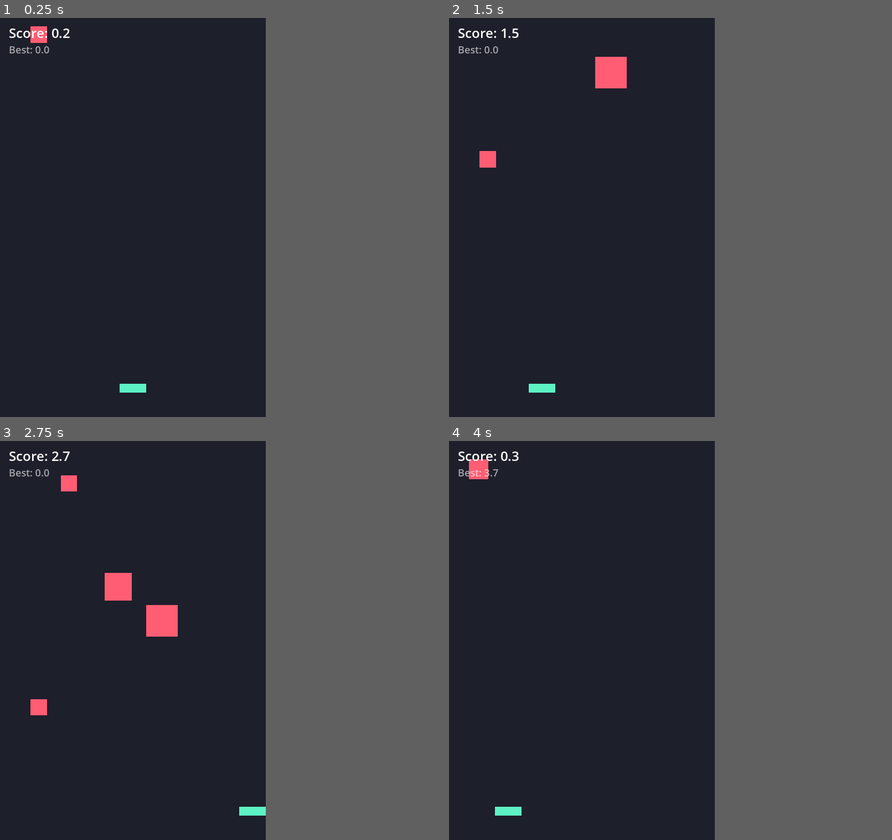
Above: before the commit, frames 1-4 (two rows, left to right).
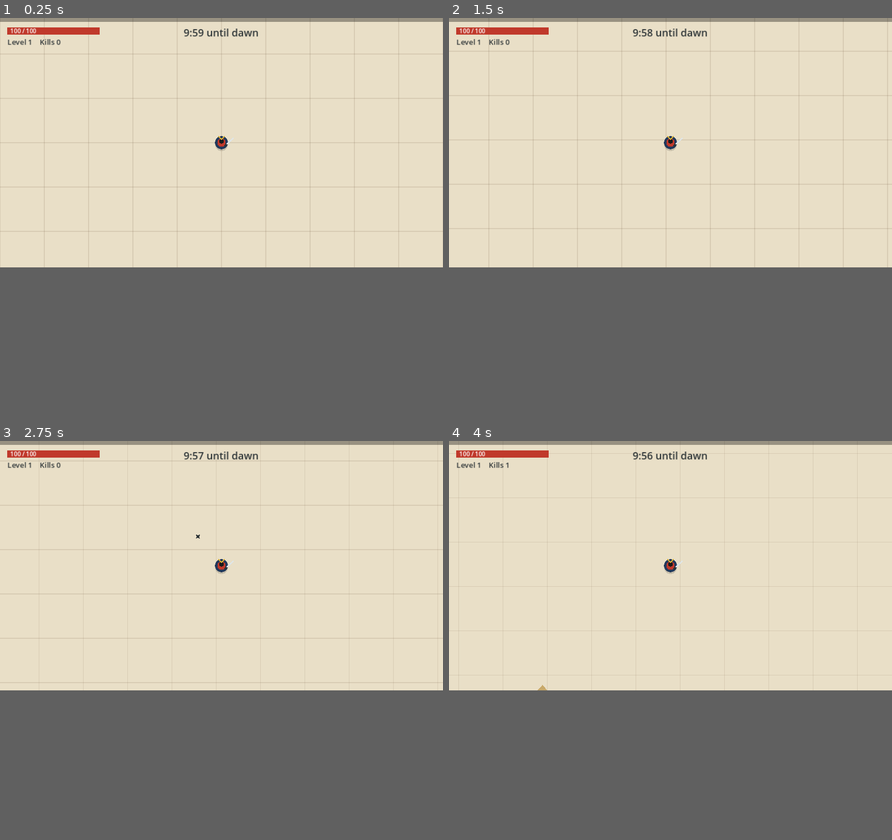
Above: after the commit, the same moments.

Repository: oaaler/godot-ci-jam-test
Game: Godot game, scene res://main.tscn
Same seed, same stepped clock (60 frames per second), same inputs: the game is played once before the commit and once after it.
Inputs (mouse positions are in pixels of both pictures, inside the frame that each line leads up to):
- Up to frame 1 (0.25 s): no input
- Up to frame 2 (1.5 s): tap Enter (ui_accept) at 0.5, 0.77, 1.07 s; move the mouse to (639, 197) at 0.52 s; hold Right (ui_right) 0.53-1.25 s; tap 1 at 0.6 s; click (639, 197) at 0.67 s; tap 2 at 0.8 s; drag from (528, 237) to (568, 297) at 1.27 s
- Up to frame 3 (2.75 s): move the mouse to (159, 552) at 2.02 s; hold Right (ui_right) from 2.03 s (still down); hold Enter (ui_accept) from 2.03 s (still down); tap 3 at 2.1 s; click (159, 552) at 2.17 s
- Up to frame 4 (4 s): release Right (ui_right) at 2.75 s; release Enter (ui_accept) at 2.75 s; drag from (568, 720) to (502, 580) at 2.77 s; move the mouse to (661, 700) at 3.52 s; hold Left (ui_left) from 3.53 s (still down); tap 1 at 3.6 s; click (661, 700) at 3.67 s; tap Enter (ui_accept) at 3.77 s; tap 2 at 3.8 s
In our replay, the window is 480x720 before the commit and 800x450 after it. These sizes can differ from the game's own. Grey fills any space a smaller window leaves; there, only what the larger window draws over its background counts as a difference.

The runs differ from the first frame. In frame 1, 38% of the frame differs, in the area x 0-100%, y 0-94%; in frame 2, 38%; in frame 3, 38%; in frame 4, 38%.

Commit message:
Replace Block Dodge with samurai roguelite MVP
Night of a Hundred Demons: autofire shuriken, two demon types, spirit orb XP,
pick-1-of-3 upgrades, 10 minute run. Unit tests plus a CI bot smoke test.

Co-Authored-By: Claude Opus 5.5 <noreply@anthropic.com>

Diff:
--- a/main.gd
+++ /dev/null
@@ -1,95 +0,0 @@
-extends Node2D
-## Block Dodge: dodge falling blocks for as long as you can.
-## Controls: arrow keys / A-D, or drag with mouse / finger. Enter or click to restart.
-
-const W := 480.0
-const H := 720.0
-const PLAYER_SIZE := Vector2(48, 16)
-const PLAYER_SPEED := 420.0
-const PLAYER_Y := H - 60.0
-
-var player_x := W / 2
-var blocks: Array[Rect2] = []
-var speeds: Array[float] = []
-var spawn_timer := 0.0
-var score := 0.0
-var best := 0.0
-var game_over := false
-
-
-func _ready() -> void:
-	randomize()
-
-
-func reset() -> void:
-	blocks.clear()
-	speeds.clear()
-	player_x = W / 2
-	spawn_timer = 0.0
-	score = 0.0
-	game_over = false
-
-
-func player_rect() -> Rect2:
-	return Rect2(Vector2(player_x - PLAYER_SIZE.x / 2, PLAYER_Y), PLAYER_SIZE)
-
-
-func _unhandled_input(event: InputEvent) -> void:
-	if game_over:
-		if event.is_action_pressed("ui_accept") \
-				or (event is InputEventMouseButton and event.pressed) \
-				or (event is InputEventScreenTouch and event.pressed):
-			reset()
-		return
-	if event is InputEventScreenDrag \
-			or (event is InputEventMouseMotion and event.button_mask & MOUSE_BUTTON_MASK_LEFT):
-		player_x = event.position.x
-
-
-func _process(delta: float) -> void:
-	if game_over:
-		queue_redraw()
-		return
-
-	var dir := Input.get_axis("ui_left", "ui_right")
-	if Input.is_key_pressed(KEY_A):
-		dir -= 1.0
-	if Input.is_key_pressed(KEY_D):
-		dir += 1.0
-	player_x = clampf(player_x + dir * PLAYER_SPEED * delta, PLAYER_SIZE.x / 2, W - PLAYER_SIZE.x / 2)
-
-	score += delta
-	spawn_timer -= delta
-	if spawn_timer <= 0.0:
-		spawn_timer = maxf(0.15, 0.8 - score * 0.02)
-		var size := randf_range(20.0, 60.0)
-		blocks.append(Rect2(randf_range(0.0, W - size), -size, size, size))
-		speeds.append(randf_range(150.0, 250.0) + score * 8.0)
-
-	var p := player_rect()
-	for i in range(blocks.size() - 1, -1, -1):
-		var b := blocks[i]
-		b.position.y += speeds[i] * delta
-		blocks[i] = b
-		if b.intersects(p):
-			game_over = true
-			best = maxf(best, score)
-		elif b.position.y > H:
-			blocks.remove_at(i)
-			speeds.remove_at(i)
-
-	queue_redraw()
-
-
-func _draw() -> void:
-	var font := ThemeDB.fallback_font
-	draw_rect(Rect2(0, 0, W, H), Color("1d1f2b"))
-	for b in blocks:
-		draw_rect(b, Color("ff5d73"))
-	draw_rect(player_rect(), Color("5df2c4"))
-	draw_string(font, Vector2(16, 36), "Score: %.1f" % score, HORIZONTAL_ALIGNMENT_LEFT, -1, 24)
-	draw_string(font, Vector2(16, 64), "Best: %.1f" % best, HORIZONTAL_ALIGNMENT_LEFT, -1, 18, Color(1, 1, 1, 0.6))
-	if game_over:
-		draw_rect(Rect2(0, 0, W, H), Color(0, 0, 0, 0.6))
-		draw_string(font, Vector2(0, H / 2 - 20), "GAME OVER", HORIZONTAL_ALIGNMENT_CENTER, W, 48)
-		draw_string(font, Vector2(0, H / 2 + 30), "Press Enter or click to retry", HORIZONTAL_ALIGNMENT_CENTER, W, 20)
--- a/main.tscn
+++ b/main.tscn
@@ -1,6 +1,6 @@
 [gd_scene load_steps=2 format=3]
 
-[ext_resource type="Script" path="res://main.gd" id="1"]
+[ext_resource type="Script" path="res://scripts/game.gd" id="1"]
 
 [node name="Main" type="Node2D"]
 script = ExtResource("1")
--- a/project.godot
+++ b/project.godot
@@ -3,14 +3,14 @@
 
 [application]
 
-config/name="Block Dodge"
+config/name="Night of a Hundred Demons"
 run/main_scene="res://main.tscn"
 config/features=PackedStringArray("4.3", "GL Compatibility")
 
 [display]
 
-window/size/viewport_width=480
-window/size/viewport_height=720
+window/size/viewport_width=960
+window/size/viewport_height=540
 window/stretch/mode="canvas_items"
 
 [rendering]
--- /dev/null
+++ b/scripts/game.gd
@@ -0,0 +1,432 @@
+extends Node2D
+## Night of a Hundred Demons: survive until dawn.
+## Move with WASD / arrows, or hold mouse / touch to walk toward the pointer.
+## Shuriken fire automatically at the nearest demon. Collect spirit orbs to level up and pick 1 of 3 upgrades.
+## Run with `-- --bot` for an autoplaying bot (used by the CI smoke test).
+
+const Upgrades := preload("res://scripts/upgrades.gd")
+const PlayerStats := preload("res://scripts/player_stats.gd")
+
+enum State { PLAYING, LEVEL_UP, GAME_OVER, VICTORY }
+
+const VIEW := Vector2(960, 540)
+const RUN_LENGTH := 600.0  # 10 minutes until dawn
+const PLAYER_RADIUS := 14.0
+const FIRE_RANGE := 420.0
+const PROJECTILE_SPEED := 520.0
+const GEM_RADIUS := 6.0
+const CARD_SIZE := Vector2(240, 280)
+const CARD_GAP := 30.0
+
+const ENEMY_TYPES := {
+	"bandit": {"radius": 11.0, "speed": 95.0, "hp": 12.0, "dps": 10.0, "xp": 1},
+	"oni": {"radius": 22.0, "speed": 52.0, "hp": 55.0, "dps": 25.0, "xp": 4},
+}
+
+
+class Enemy:
+	var kind: String
+	var pos: Vector2
+	var hp: float
+	var radius: float
+	var speed: float
+	var dps: float
+	var xp: int
+	var flash := 0.0
+
+
+class Projectile:
+	var pos: Vector2
+	var vel: Vector2
+	var damage: float
+	var pierce: int
+	var life := 1.2
+	var hits: Array = []
+
+
+class Gem:
+	var pos: Vector2
+	var value: int
+
+
+var rng := RandomNumberGenerator.new()
+var stats: PlayerStats
+var state := State.PLAYING
+var player_pos := Vector2.ZERO
+var enemies: Array[Enemy] = []
+var projectiles: Array[Projectile] = []
+var gems: Array[Gem] = []
+var time := 0.0
+var kills := 0
+var fire_timer := 0.0
+var spawn_timer := 0.0
+var choices: Array = []
+var pending_levels := 0
+var input_delay := 0.0
+var anim := 0.0
+var bot := false
+var runs := 0
+
+
+func _ready() -> void:
+	bot = "--bot" in OS.get_cmdline_user_args()
+	rng.randomize()
+	new_run()
+
+
+func new_run() -> void:
+	stats = PlayerStats.new()
+	state = State.PLAYING
+	player_pos = Vector2.ZERO
+	enemies.clear()
+	projectiles.clear()
+	gems.clear()
+	time = 0.0
+	kills = 0
+	fire_timer = 0.0
+	spawn_timer = 0.0
+	choices = []
+	pending_levels = 0
+	runs += 1
+
+
+# ---------------------------------------------------------------- simulation
+
+func _process(delta: float) -> void:
+	input_delay -= delta
+	if bot:
+		_bot_think()
+	step(delta)
+	queue_redraw()
+
+
+## Advances the game by `delta` seconds. Called every frame, and directly by tests.
+func step(delta: float) -> void:
+	anim += delta
+	if state != State.PLAYING:
+		return
+	time += delta
+	if time >= RUN_LENGTH:
+		_end_run(State.VICTORY)
+		return
+	_move_player(delta)
+	_spawn(delta)
+	_fire(delta)
+	_update_projectiles(delta)
+	_update_enemies(delta)
+	_update_gems(delta)
+	if stats.hp <= 0.0:
+		stats.hp = 0.0
+		_end_run(State.GAME_OVER)
+	elif pending_levels > 0:
+		_open_level_up()
+
+
+func _move_player(delta: float) -> void:
+	var dir := Vector2(Input.get_axis("ui_left", "ui_right"), Input.get_axis("ui_up", "ui_down"))
+	if Input.is_key_pressed(KEY_A): dir.x -= 1.0
+	if Input.is_key_pressed(KEY_D): dir.x += 1.0
+	if Input.is_key_pressed(KEY_W): dir.y -= 1.0
+	if Input.is_key_pressed(KEY_S): dir.y += 1.0
+	if bot:
+		dir = Vector2(cos(time * 0.7), sin(time * 1.1))
+	elif Input.is_mouse_button_pressed(MOUSE_BUTTON_LEFT):
+		var to_pointer := get_local_mouse_position() - VIEW / 2
+		if to_pointer.length() > 12.0:
+			dir = to_pointer
+	if dir.length() > 0.0:
+		player_pos += dir.normalized() * stats.speed * delta
+
+
+func _spawn(delta: float) -> void:
+	spawn_timer -= delta
+	while spawn_timer <= 0.0:
+		spawn_timer += maxf(0.12, 1.1 - time * 0.004)
+		var oni_chance := clampf(time / 300.0, 0.05, 0.4)
+		var kind := "oni" if rng.randf() < oni_chance else "bandit"
+		var angle := rng.randf() * TAU
+		spawn_enemy(kind, player_pos + Vector2.from_angle(angle) * (VIEW.length() / 2 + 40.0))
+
+
+func spawn_enemy(kind: String, pos: Vector2) -> Enemy:
+	var t: Dictionary = ENEMY_TYPES[kind]
+	var e := Enemy.new()
+	e.kind = kind
+	e.pos = pos
+	e.hp = t["hp"] * (1.0 + time / 90.0)
+	e.radius = t["radius"]
+	e.speed = t["speed"]
+	e.dps = t["dps"]
+	e.xp = t["xp"]
+	enemies.append(e)
+	return e
+
+
+func _nearest_enemy(max_range: float) -> Enemy:
+	var best: Enemy = null
+	var best_d := max_range * max_range
+	for e in enemies:
+		var d := e.pos.distance_squared_to(player_pos)
+		if e.hp > 0.0 and d < best_d:
+			best_d = d
+			best = e
+	return best
+
+
+func _fire(delta: float) -> void:
+	fire_timer -= delta
+	if fire_timer > 0.0:
+		return
+	var target := _nearest_enemy(FIRE_RANGE)
+	if target == null:
+		return
+	fire_timer = stats.fire_cooldown
+	var base := (target.pos - player_pos).angle()
+	var n: int = stats.projectiles
+	for i in n:
+		var p := Projectile.new()
+		p.pos = player_pos
+		p.vel = Vector2.from_angle(base + (i - (n - 1) / 2.0) * 0.18) * PROJECTILE_SPEED
+		p.damage = stats.damage
+		p.pierce = stats.pierce
+		projectiles.append(p)
+
+
+func _update_projectiles(delta: float) -> void:
+	for i in range(projectiles.size() - 1, -1, -1):
+		var p := projectiles[i]
+		p.pos += p.vel * delta
+		p.life -= delta
+		var done := p.life <= 0.0
+		if not done:
+			for e in enemies:
+				if e.hp <= 0.0 or p.hits.has(e):
+					continue
+				var r := e.radius + 5.0
+				if p.pos.distance_squared_to(e.pos) < r * r:
+					e.hp -= p.damage
+					e.flash = 0.1
+					p.hits.append(e)
+					if p.hits.size() > p.pierce:
+						done = true
+						break
+		if done:
+			projectiles.remove_at(i)
+
+
+func _update_enemies(delta: float) -> void:
+	var contact_dps := 0.0
+	for i in range(enemies.size() - 1, -1, -1):
+		var e := enemies[i]
+		if e.hp <= 0.0:
+			var g := Gem.new()
+			g.pos = e.pos
+			g.value = e.xp
+			gems.append(g)
+			kills += 1
+			enemies.remove_at(i)
+			continue
+		e.flash = maxf(0.0, e.flash - delta)
+		var to_player := player_pos - e.pos
+		var d := to_player.length()
+		if d > e.radius + PLAYER_RADIUS - 4.0:
+			e.pos += to_player / d * e.speed * delta
+		if d < e.radius + PLAYER_RADIUS:
+			contact_dps += e.dps
+	stats.hp -= contact_dps * delta
+
+
+func _update_gems(delta: float) -> void:
+	for i in range(gems.size() - 1, -1, -1):
+		var g := gems[i]
+		var d := g.pos.distance_to(player_pos)
+		if d < PLAYER_RADIUS + GEM_RADIUS:
+			pending_levels += stats.add_xp(g.value)
+			gems.remove_at(i)
+		elif d < stats.pickup_range:
+			g.pos = g.pos.move_toward(player_pos, 380.0 * delta)
+
+
+func _open_level_up() -> void:
+	choices = Upgrades.roll(stats.levels, rng)
+	state = State.LEVEL_UP
+	input_delay = 0.35
+
+
+func pick(index: int) -> void:
+	if state != State.LEVEL_UP or index < 0 or index >= choices.size():
+		return
+	var u: Dictionary = choices[index]
+	stats.apply(u["id"])
+	if bot:
+		print("[bot] t=%.0fs level %d picked %s" % [time, stats.level, u["name"]])
+	pending_levels -= 1
+	if pending_levels > 0:
+		_open_level_up()
+	else:
+		state = State.PLAYING
+
+
+func _end_run(result: State) -> void:
+	state = result
+	input_delay = 0.8
+	if bot:
+		print("[bot] run %d ended: %s at %.0fs, level %d, %d kills" % [
+			runs, "victory" if result == State.VICTORY else "death", time, stats.level, kills])
+
+
+func _bot_think() -> void:
+	if input_delay > 0.0:
+		return
+	if state == State.LEVEL_UP:
+		pick(rng.randi_range(0, choices.size() - 1))
+	elif state == State.GAME_OVER or state == State.VICTORY:
+		new_run()
+
+
+# ---------------------------------------------------------------- input
+
+func _card_rect(i: int) -> Rect2:
+	var total := CARD_SIZE.x * 3 + CARD_GAP * 2
+	var x := (VIEW.x - total) / 2 + i * (CARD_SIZE.x + CARD_GAP)
+	return Rect2(Vector2(x, 150), CARD_SIZE)
+
+
+func _unhandled_input(event: InputEvent) -> void:
+	if input_delay > 0.0:
+		return
+	if state == State.LEVEL_UP:
+		if event is InputEventKey and event.pressed and not event.echo:
+			match event.keycode:
+				KEY_1: pick(0)
+				KEY_2: pick(1)
+				KEY_3: pick(2)
+		elif event is InputEventMouseButton and event.pressed and event.button_index == MOUSE_BUTTON_LEFT:
+			for i in choices.size():
+				if _card_rect(i).has_point(event.position):
+					pick(i)
+					break
+	elif state == State.GAME_OVER or state == State.VICTORY:
+		if event.is_action_pressed("ui_accept") \
+				or (event is InputEventMouseButton and event.pressed):
+			new_run()
+
+
+# ---------------------------------------------------------------- drawing
+
+func _draw() -> void:
+	var off := VIEW / 2 - player_pos
+	_draw_ground(off)
+
+	draw_set_transform(off)
+	for g in gems:
+		var pulse := 1.0 + sin(anim * 6.0 + g.pos.x) * 0.15
+		draw_circle(g.pos, GEM_RADIUS * 1.6 * pulse, Color(0.35, 0.7, 1.0, 0.25))
+		draw_circle(g.pos, GEM_RADIUS * pulse, Color("4fb3ff"))
+		draw_circle(g.pos, GEM_RADIUS * 0.4, Color.WHITE)
+	for e in enemies:
+		_draw_enemy(e)
+	for p in projectiles:
+		_draw_shuriken(p.pos, anim * 18.0)
+	_draw_samurai(player_pos)
+	draw_set_transform(Vector2.ZERO)
+
+	_draw_hud()
+	match state:
+		State.LEVEL_UP:
+			_draw_level_up()
+		State.GAME_OVER:
+			_draw_end_screen("Your journey ends", Color("8e1b1b"))
+		State.VICTORY:
+			_draw_end_screen("You survived until dawn", Color("c9a227"))
+
+
+func _draw_ground(off: Vector2) -> void:
+	draw_rect(Rect2(Vector2.ZERO, VIEW), Color("e9dfc7"))
+	var cell := 96.0
+	var line := Color(0.35, 0.25, 0.15, 0.12)
+	var sx := fposmod(off.x, cell)
+	var sy := fposmod(off.y, cell)
+	for i in range(-1, int(VIEW.x / cell) + 2):
+		draw_line(Vector2(sx + i * cell, 0), Vector2(sx + i * cell, VIEW.y), line, 2.0)
+	for i in range(-1, int(VIEW.y / cell) + 2):
+		draw_line(Vector2(0, sy + i * cell), Vector2(VIEW.x, sy + i * cell), line, 2.0)
+
+
+func _draw_samurai(p: Vector2) -> void:
+	draw_circle(p + Vector2(0, 4), PLAYER_RADIUS, Color(0, 0, 0, 0.15))  # shadow
+	draw_circle(p, PLAYER_RADIUS, Color("23395b"))  # robe
+	draw_circle(p, 9.0, Color("c0392b"))  # armor
+	draw_circle(p + Vector2(0, -3), 5.0, Color("1b1b1b"))  # helmet
+	draw_line(p + Vector2(-7, -14), p + Vector2(0, -7), Color("d4af37"), 2.5)  # kabuto crest
+	draw_line(p + Vector2(7, -14), p + Vector2(0, -7), Color("d4af37"), 2.5)
+	draw_line(p + Vector2(9, 5), p + Vector2(26, -10), Color("dfe6e9"), 3.0)  # katana
+	draw_line(p + Vector2(7, 7), p + Vector2(11, 3), Color("2d3436"), 4.0)  # hilt
+
+
+func _draw_enemy(e: Enemy) -> void:
+	var r := e.radius
+	var p := e.pos
+	var white := e.flash > 0.0
+	draw_circle(p + Vector2(0, 3), r, Color(0, 0, 0, 0.15))
+	if e.kind == "oni":
+		draw_circle(p, r, Color.WHITE if white else Color("b83227"))
+		var horn := Color("f3e9d2")
+		draw_colored_polygon(PackedVector2Array([p + Vector2(-r * 0.7, -r * 0.5), p + Vector2(-r * 0.3, -r * 0.8), p + Vector2(-r * 0.6, -r * 1.5)]), horn)
+		draw_colored_polygon(PackedVector2Array([p + Vector2(r * 0.7, -r * 0.5), p + Vector2(r * 0.3, -r * 0.8), p + Vector2(r * 0.6, -r * 1.5)]), horn)
+		draw_circle(p + Vector2(-r * 0.35, -r * 0.1), 3.0, Color("ffd32a"))
+		draw_circle(p + Vector2(r * 0.35, -r * 0.1), 3.0, Color("ffd32a"))
+	else:
+		draw_circle(p, r, Color.WHITE if white else Color("4a4a4a"))
+		draw_colored_polygon(PackedVector2Array([p + Vector2(-r - 5, -r * 0.2), p + Vector2(r + 5, -r * 0.2), p + Vector2(0, -r - 8)]), Color("c8a96a"))  # straw hat
+
+
+func _draw_shuriken(p: Vector2, rot: float) -> void:
+	var pts := PackedVector2Array()
+	for k in 8:
+		var radius := 7.0 if k % 2 == 0 else 2.5
+		pts.append(p + Vector2.from_angle(rot + k * TAU / 8.0) * radius)
+	draw_colored_polygon(pts, Color("2d3436"))
+
+
+func _draw_hud() -> void:
+	var font := ThemeDB.fallback_font
+	# XP bar along the top
+	draw_rect(Rect2(0, 0, VIEW.x, 8), Color(0, 0, 0, 0.35))
+	draw_rect(Rect2(0, 0, VIEW.x * float(stats.xp) / stats.xp_to_next(), 8), Color("4fb3ff"))
+	# HP bar
+	draw_rect(Rect2(16, 20, 200, 16), Color(0, 0, 0, 0.4))
+	draw_rect(Rect2(16, 20, 200 * stats.hp / stats.max_hp, 16), Color("c0392b"))
+	draw_string(font, Vector2(22, 33), "%d / %d" % [ceili(stats.hp), int(stats.max_hp)], HORIZONTAL_ALIGNMENT_LEFT, -1, 13)
+	draw_string(font, Vector2(16, 58), "Level %d    Kills %d" % [stats.level, kills], HORIZONTAL_ALIGNMENT_LEFT, -1, 16, Color("2d3436"))
+	# Time until dawn
+	var left := maxf(0.0, RUN_LENGTH - time)
+	draw_string(font, Vector2(0, 40), "%d:%02d until dawn" % [int(left) / 60, int(left) % 60], HORIZONTAL_ALIGNMENT_CENTER, VIEW.x, 22, Color("2d3436"))
+
+
+func _draw_level_up() -> void:
+	var font := ThemeDB.fallback_font
+	draw_rect(Rect2(Vector2.ZERO, VIEW), Color(0, 0, 0, 0.55))
+	draw_string(font, Vector2(0, 110), "Level %d - choose your path" % stats.level, HORIZONTAL_ALIGNMENT_CENTER, VIEW.x, 32)
+	for i in choices.size():
+		var u: Dictionary = choices[i]
+		var rect := _card_rect(i)
+		var hover := rect.has_point(get_local_mouse_position())
+		draw_rect(rect, Color("fff6e0") if hover else Color("f5ecd7"))
+		draw_rect(rect, Color("8e1b1b"), false, 4.0 if hover else 3.0)
+		var cur: int = stats.levels.get(u["id"], 0)
+		draw_string(font, rect.position + Vector2(0, 50), u["name"], HORIZONTAL_ALIGNMENT_CENTER, rect.size.x, 22, Color("1b1b1b"))
+		draw_multiline_string(font, rect.position + Vector2(20, 110), u["desc"], HORIZONTAL_ALIGNMENT_CENTER, rect.size.x - 40, 17, -1, Color("2d3436"))
+		var lvl_text := "New" if cur == 0 else "Lv %d -> %d" % [cur, cur + 1]
+		if u["id"] == "heal":
+			lvl_text = "Consumable"
+		draw_string(font, rect.position + Vector2(0, 210), lvl_text, HORIZONTAL_ALIGNMENT_CENTER, rect.size.x, 16, Color("8e1b1b"))
+		draw_string(font, rect.position + Vector2(0, 255), "[%d]" % (i + 1), HORIZONTAL_ALIGNMENT_CENTER, rect.size.x, 18, Color(0.2, 0.2, 0.2, 0.6))
+
+
+func _draw_end_screen(title: String, color: Color) -> void:
+	var font := ThemeDB.fallback_font
+	draw_rect(Rect2(Vector2.ZERO, VIEW), Color(0, 0, 0, 0.7))
+	draw_string(font, Vector2(0, VIEW.y / 2 - 40), title, HORIZONTAL_ALIGNMENT_CENTER, VIEW.x, 44, color.lightened(0.3))
+	draw_string(font, Vector2(0, VIEW.y / 2 + 10), "Survived %d:%02d    Level %d    %d demons slain" % [int(time) / 60, int(time) % 60, stats.level, kills], HORIZONTAL_ALIGNMENT_CENTER, VIEW.x, 20)
+	draw_string(font, Vector2(0, VIEW.y / 2 + 60), "Press Enter or click to rise again", HORIZONTAL_ALIGNMENT_CENTER, VIEW.x, 18, Color(1, 1, 1, 0.7))
--- /dev/null
+++ b/scripts/player_stats.gd
@@ -0,0 +1,54 @@
+extends RefCounted
+## Player stats, XP and levelling. Pure logic, unit tested.
+
+var max_hp := 100.0
+var hp := 100.0
+var speed := 190.0
+var damage := 10.0
+var fire_cooldown := 0.75
+var projectiles := 1
+var pierce := 0
+var pickup_range := 70.0
+
+var level := 1
+var xp := 0
+var levels := {}  # upgrade id -> times taken
+
+
+func xp_to_next() -> int:
+	return 5 + (level - 1) * 4
+
+
+## Adds XP and returns how many levels were gained.
+func add_xp(amount: int) -> int:
+	xp += amount
+	var gained := 0
+	while xp >= xp_to_next():
+		xp -= xp_to_next()
+		level += 1
+		gained += 1
+	return gained
+
+
+func apply(id: String) -> void:
+	levels[id] = levels.get(id, 0) + 1
+	match id:
+		"damage":
+			damage *= 1.25
+		"firerate":
+			fire_cooldown *= 0.85
+		"speed":
+			speed *= 1.1
+		"maxhp":
+			max_hp += 20.0
+			hp = minf(max_hp, hp + 20.0)
+		"magnet":
+			pickup_range *= 1.4
+		"multishot":
+			projectiles += 1
+		"pierce":
+			pierce += 1
+		"heal":
+			hp = minf(max_hp, hp + max_hp * 0.5)
+		_:
+			push_error("Unknown upgrade id: %s" % id)
--- /dev/null
+++ b/scripts/upgrades.gd
@@ -0,0 +1,35 @@
+extends RefCounted
+## Upgrade definitions and the pick-3 roll. Pure data + logic, no nodes, so it is easy to unit test.
+## To add an upgrade: add an entry here and handle its id in player_stats.gd apply().
+
+const LIST := [
+	{"id": "damage", "name": "Sharpened Steel", "desc": "+25% shuriken damage", "max": 5},
+	{"id": "firerate", "name": "Swift Hands", "desc": "Throw shuriken 15% faster", "max": 5},
+	{"id": "speed", "name": "Straw Sandals", "desc": "+10% movement speed", "max": 5},
+	{"id": "maxhp", "name": "Iron Will", "desc": "+20 max HP and heal 20", "max": 5},
+	{"id": "magnet", "name": "Spirit Lure", "desc": "+40% spirit orb pickup range", "max": 4},
+	{"id": "multishot", "name": "Twin Shuriken", "desc": "+1 shuriken per throw", "max": 4},
+	{"id": "pierce", "name": "Folded Steel", "desc": "Shuriken pierce +1 more demon", "max": 3},
+	{"id": "heal", "name": "Green Tea", "desc": "Restore 50% of your HP", "max": 999},
+]
+
+
+static func get_by_id(id: String) -> Dictionary:
+	for u in LIST:
+		if u["id"] == id:
+			return u
+	return {}
+
+
+## Returns up to `count` distinct upgrades that are not yet at max level.
+static func roll(levels: Dictionary, rng: RandomNumberGenerator, count := 3) -> Array:
+	var pool := []
+	for u in LIST:
+		if levels.get(u["id"], 0) < u["max"]:
+			pool.append(u)
+	for i in range(pool.size() - 1, 0, -1):
+		var j := rng.randi_range(0, i)
+		var tmp = pool[i]
+		pool[i] = pool[j]
+		pool[j] = tmp
+	return pool.slice(0, count)
--- /dev/null
+++ b/tests/test_game.gd
@@ -0,0 +1,105 @@
+extends SceneTree
+## Headless test runner:  godot --headless -s res://tests/test_game.gd
+## Exits with code 1 if any check fails, so CI goes red.
+
+const Upgrades := preload("res://scripts/upgrades.gd")
+const PlayerStats := preload("res://scripts/player_stats.gd")
+
+var failures := 0
+
+
+func check(cond: bool, msg: String) -> void:
+	if cond:
+		print("PASS: ", msg)
+	else:
+		failures += 1
+		printerr("FAIL: ", msg)
+
+
+func _initialize() -> void:
+	test_upgrades()
+	test_stats()
+	test_game()
+	print("\n%d failure(s)" % failures)
+	quit(1 if failures > 0 else 0)
+
+
+func test_upgrades() -> void:
+	var rng := RandomNumberGenerator.new()
+	rng.seed = 42
+	for n in 50:
+		var picks := Upgrades.roll({}, rng)
+		var ids := {}
+		for u in picks:
+			ids[u["id"]] = true
+		if picks.size() != 3 or ids.size() != 3:
+			check(false, "roll returns 3 distinct upgrades")
+			return
+	check(true, "roll returns 3 distinct upgrades (50 rolls)")
+
+	var maxed := {}
+	for u in Upgrades.LIST:
+		if u["id"] != "heal" and u["id"] != "damage":
+			maxed[u["id"]] = u["max"]
+	var limited := Upgrades.roll(maxed, rng)
+	var limited_ids := limited.map(func(u): return u["id"])
+	check(limited.size() == 2 and "heal" in limited_ids and "damage" in limited_ids,
+		"roll never offers maxed upgrades")
+
+	var stats := PlayerStats.new()
+	for u in Upgrades.LIST:
+		stats.apply(u["id"])
+	check(stats.levels.size() == Upgrades.LIST.size(), "every upgrade id is handled by PlayerStats.apply")
+
+
+func test_stats() -> void:
+	var s := PlayerStats.new()
+	check(s.add_xp(4) == 0 and s.level == 1, "4 xp does not level up")
+	check(s.add_xp(1) == 1 and s.level == 2 and s.xp == 0, "5 xp reaches level 2")
+	check(s.add_xp(100) > 1, "a big xp gain can level up multiple times")
+
+	s = PlayerStats.new()
+	s.apply("multishot")
+	check(s.projectiles == 2, "Twin Shuriken adds a projectile")
+	s.hp = 10.0
+	s.apply("heal")
+	check(is_equal_approx(s.hp, 60.0), "Green Tea heals 50% of max HP")
+
+
+func test_game() -> void:
+	var game = load("res://main.tscn").instantiate()
+	root.add_child(game)
+	game.rng.seed = 1
+	game.new_run()
+	game.spawn_timer = 9999.0  # disable random spawns
+
+	var bandit = game.spawn_enemy("bandit", Vector2(150, 0))
+	for i in 180:  # 3 seconds
+		game.step(1.0 / 60.0)
+		if game.kills > 0:
+			break
+	check(game.kills == 1, "autofire kills a nearby bandit")
+	check(game.gems.size() == 1, "a dead demon drops a spirit orb")
+
+	game.gems.clear()
+	var g = game.Gem.new()
+	g.pos = game.player_pos
+	g.value = 5
+	game.gems.append(g)
+	game.step(1.0 / 60.0)
+	check(game.state == game.State.LEVEL_UP, "collecting enough XP opens the level-up screen")
+	check(game.choices.size() == 3, "level-up offers 3 choices")
+
+	game.pick(0)
+	check(game.state == game.State.PLAYING, "picking a card resumes the game")
+	check(game.stats.levels.size() == 1, "the picked upgrade is applied")
+
+	game.spawn_enemy("oni", game.player_pos)
+	game.stats.hp = 1.0
+	game.step(0.1)
+	check(game.state == game.State.GAME_OVER, "contact damage can kill the player")
+
+	game.new_run()
+	check(game.state == game.State.PLAYING and game.enemies.is_empty() and game.stats.level == 1,
+		"new_run resets everything")
+	game.free()
--- a/tests/test_main.gd
+++ /dev/null
@@ -1,46 +0,0 @@
-extends SceneTree
-## Minimal headless test runner. Run with:
-##   godot --headless -s res://tests/test_main.gd
-## Exits with code 1 if any check fails, so CI goes red.
-
-var failures := 0
-
-
-func check(cond: bool, msg: String) -> void:
-	if cond:
-		print("PASS: ", msg)
-	else:
-		failures += 1
-		printerr("FAIL: ", msg)
-
-
-func _initialize() -> void:
-	var main = load("res://main.tscn").instantiate()
-	root.add_child(main)
-
-	# Player stays inside the screen.
-	main.player_x = -500.0
-	main._process(0.016)
-	check(main.player_x >= main.PLAYER_SIZE.x / 2, "player is clamped to the left edge")
-
-	# Blocks spawn over time.
-	main.reset()
-	main._process(0.016)
-	check(main.blocks.size() > 0, "a block spawns on the first frame")
-
-	# Score increases while alive.
-	check(main.score > 0.0, "score increases while playing")
-
-	# Hitting a block ends the game.
-	main.reset()
-	main.blocks.append(main.player_rect())
-	main.speeds.append(0.0)
-	main._process(0.016)
-	check(main.game_over, "colliding with a block ends the game")
-
-	# Reset restores a fresh game.
-	main.reset()
-	check(not main.game_over and main.score == 0.0 and main.blocks.is_empty(), "reset starts a fresh game")
-
-	print("\n%d failure(s)" % failures)
-	quit(1 if failures > 0 else 0)
Not shown, changed: export_presets.cfg
